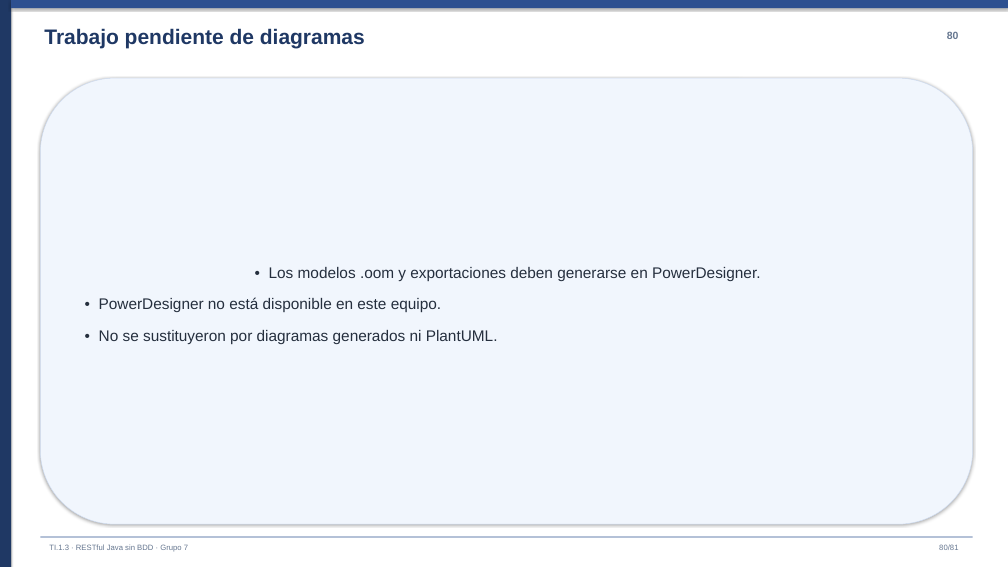
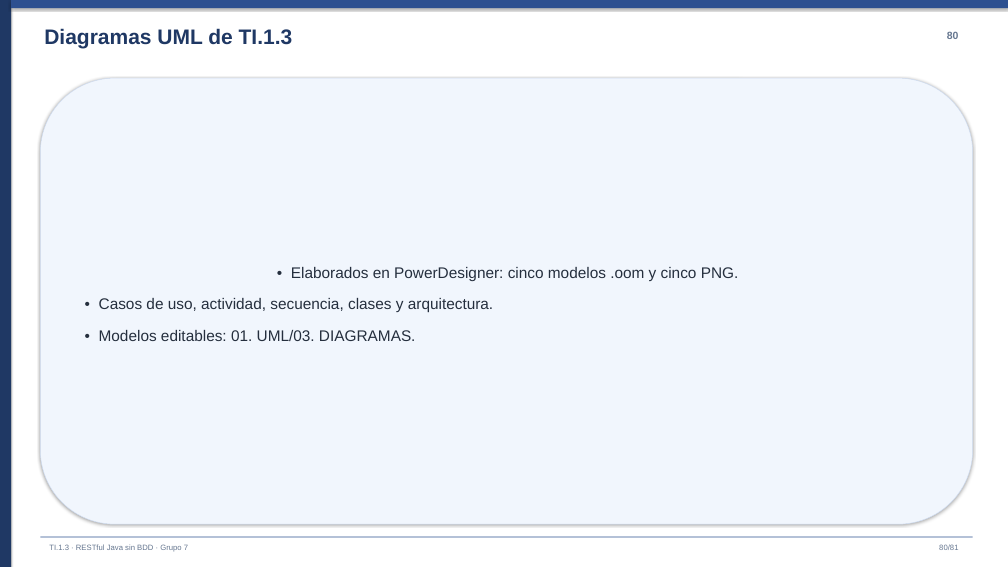
Before and after one commit to ldmoran/PAO202651_ARQSOFT_NRC36883, a slide deck: slide 80 of P1/TI.1.3. PAO202651_RESTFUL_JAVA_SINBDD_NRC_36883_GR07/05. DOCUMENTACION/PRESENTACION/PRESENTACION TI.1.3 RESTful Java sin BDD GR07.pptx. Drawn at 1008x567 pixels with LibreOffice and Linux fonts; fonts in the diff are those of the drawing. Boxes give left, top, right and bottom in pixels: in the first picture for what was removed or moved away, otherwise in the second. Text is boxed around its words. In the diff, an @@ line names an element or a change of style, - is before the commit and + after.

Commit message:
TI.1.3: completar diagramas y documentación

```diff
--- a/P1/TI.1.3. PAO202651_RESTFUL_JAVA_SINBDD_NRC_36883_GR07/05. DOCUMENTACION/PRESENTACION/PRESENTACION TI.1.3 RESTful Java sin BDD GR07.pptx
+++ b/P1/TI.1.3. PAO202651_RESTFUL_JAVA_SINBDD_NRC_36883_GR07/05. DOCUMENTACION/PRESENTACION/PRESENTACION TI.1.3 RESTful Java sin BDD GR07.pptx
@@ text at [44, 28, 293, 49]: text changed @@
-Trabajo pendiente de diagramas
+Diagramas UML de TI.1.3
@@ text in rounded rectangle at [99, 267, 739, 341]: text changed @@
-• Los modelos .oom y exportaciones deben generarse en PowerDesigner.
-• PowerDesigner no está disponible en este equipo.
-• No se sustituyeron por diagramas generados ni PlantUML.
+• Elaborados en PowerDesigner: cinco modelos .oom y cinco PNG.
+• Casos de uso, actividad, secuencia, clases y arquitectura.
+• Modelos editables: 01. UML/03. DIAGRAMAS.
```
Also in this commit, not shown: 22 other files.
